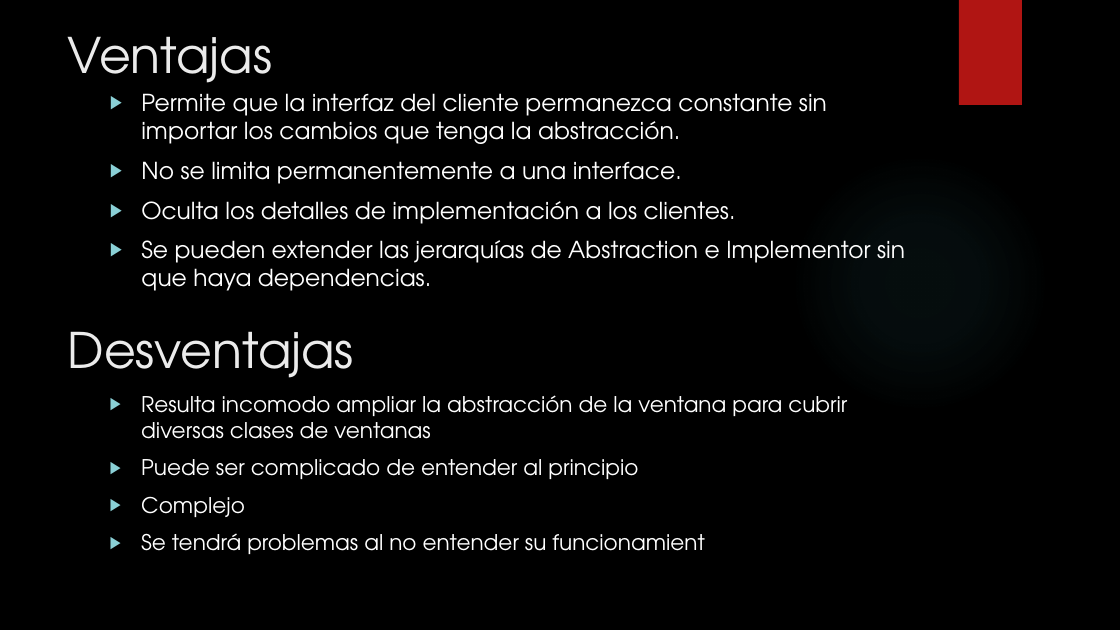
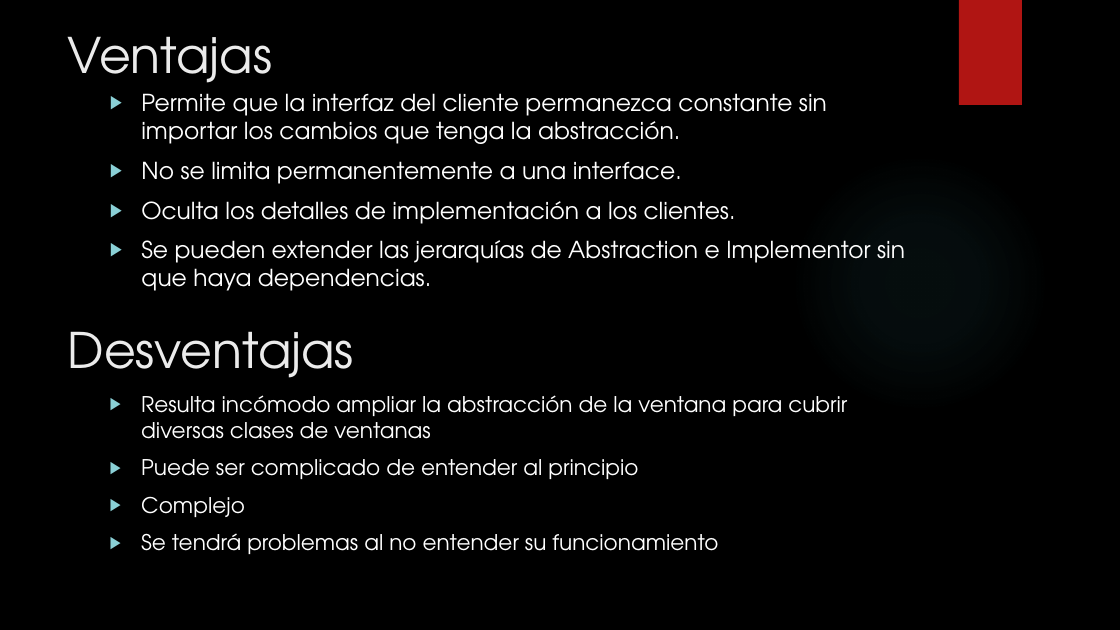
Before and after one commit to Bryambepz/Practica_03_Patron_Bridge, a slide deck: slide 6 of Practica_03.pptx. Drawn at 1120x630 pixels with LibreOffice and Linux fonts; fonts in the diff are those of the drawing; background and template pictures are left out. Boxes give left, top, right and bottom in pixels: in the first picture for what was removed or moved away, otherwise in the second. Text is boxed around its words. In the diff, an @@ line names an element or a change of style, - is before the commit and + after.

```diff
--- a/Practica_03.pptx
+++ b/Practica_03.pptx
@@ text at [141, 395, 847, 439]: text changed @@
-▶ Resulta incomodo ampliar la abstracción de la ventana para cubrir diversas clases de ventanas
+▶ Resulta incómodo ampliar la abstracción de la ventana para cubrir diversas clases de ventanas
@@ text at [141, 533, 718, 554]: text changed @@
-▶ Se tendrá problemas al no entender su funcionamient
+▶ Se tendrá problemas al no entender su funcionamiento
```
Also in this commit, not shown: 2 other slides changed, 1 other file.
